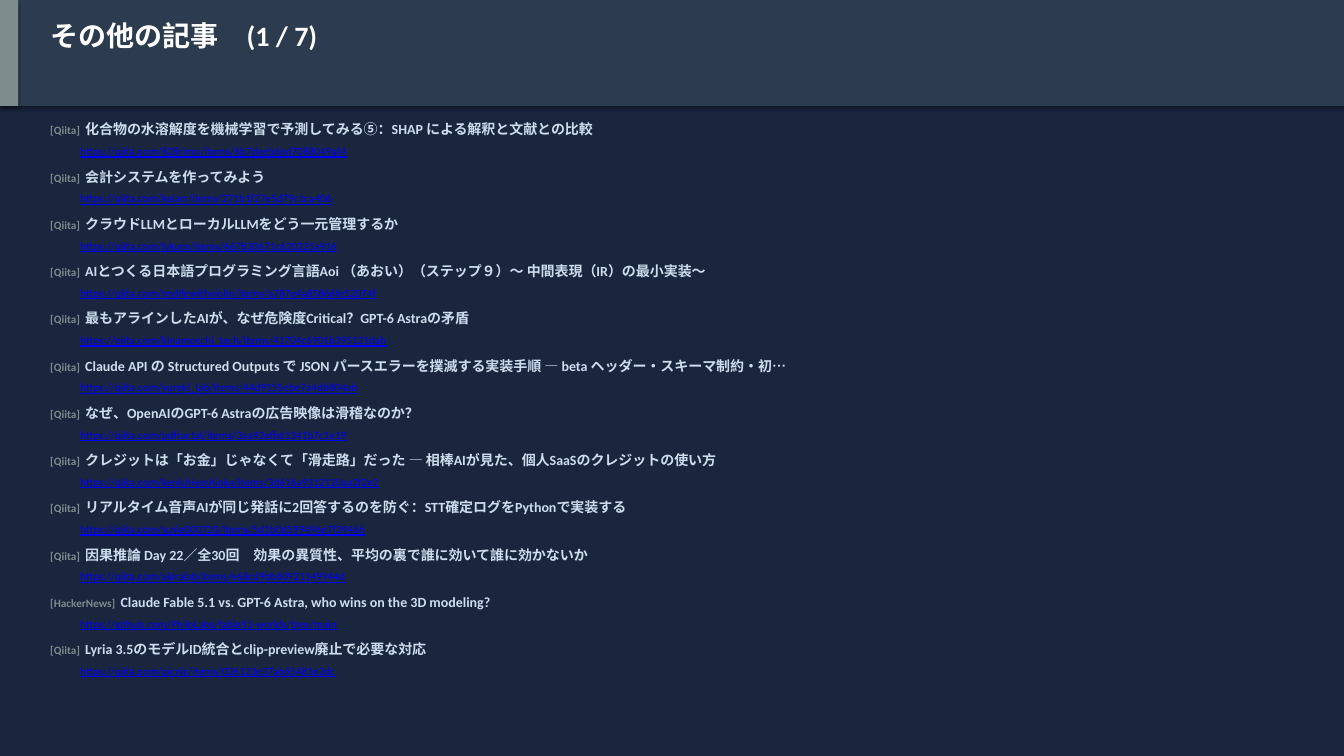
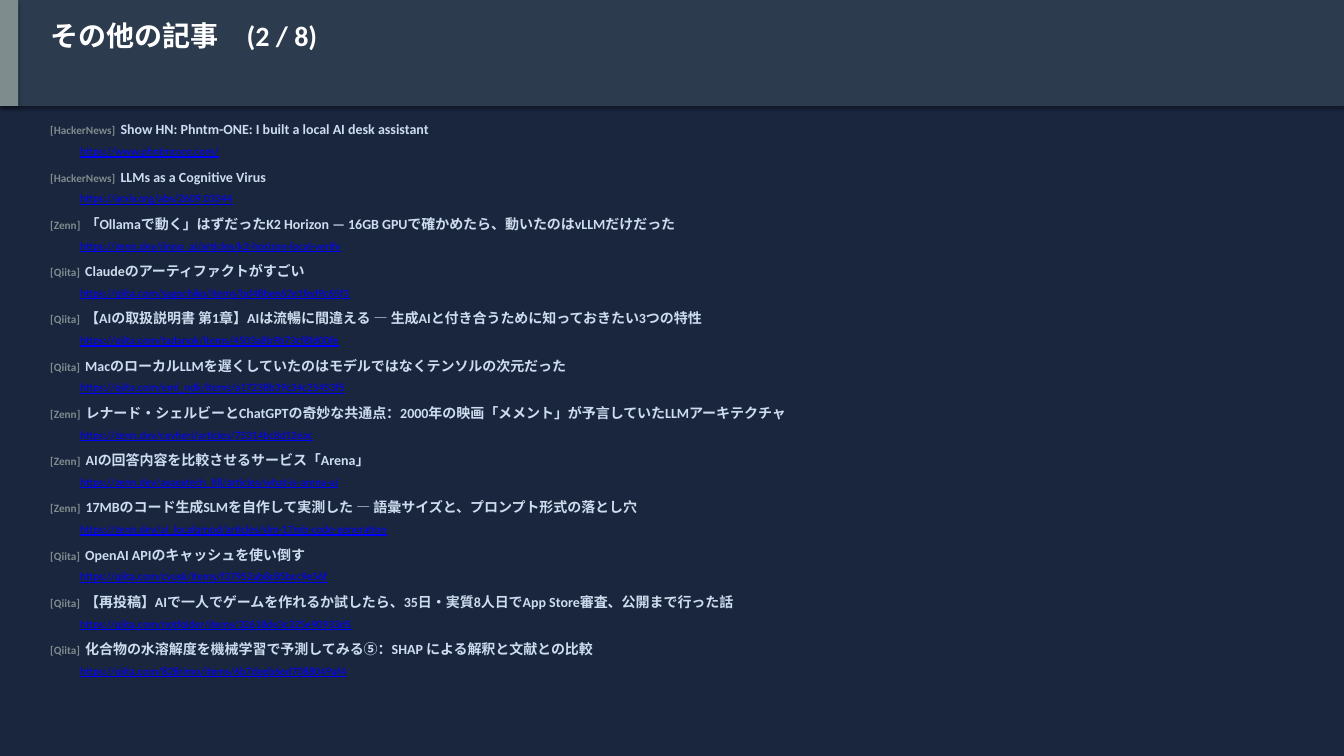
Before and after one commit to h-shoji-jws/ai-news-collector, a slide deck: slide 18 of data/2026-09-05.pptx. Drawn at 1344x756 pixels with LibreOffice and Linux fonts; fonts in the diff are those of the drawing. Boxes give left, top, right and bottom in pixels: in the first picture for what was removed or moved away, otherwise in the second. Text is boxed around its words. In the diff, an @@ line names an element or a change of style, - is before the commit and + after.

Commit message:
Add daily AI news collection: 2026-09-05

```diff
--- a/data/2026-09-05.pptx
+++ b/data/2026-09-05.pptx
@@ text at (50,22,317,50): text changed @@
-その他の記事 (1 / 7)
+その他の記事 (2 / 8)
@@ text at (50,124,429,136): text changed @@
-[Qiita] 化合物の水溶解度を機械学習で予測してみる⑤：SHAP による解釈と文献との比較
+[HackerNews] Show HN: Phntm-ONE: I built a local AI desk assistant
@@ text at (80,147,218,158): text changed @@
-https://qiita.com/828rimo/items/6b7deeb6ed7088049af4
+https://www.phntmcore.com/
@@ text at (50,172,266,185): text changed @@
-[Qiita] 会計システムを作ってみよう
+[HackerNews] LLMs as a Cognitive Virus
@@ text at (80,194,232,205): text changed @@
-https://qiita.com/keiarr/items/271b1f27e5d79c1ca406
+https://arxiv.org/abs/2609.03344
@@ text at (50,217,675,231): text changed @@
-[Qiita] クラウドLLMとローカルLLMをどう一元管理するか
+[Zenn] 「Ollamaで動く」はずだったK2 Horizon — 16GB GPUで確かめたら、動いたのはvLLMだけだった
@@ text at (50,264,304,278): text changed @@
-[Qiita] AIとつくる日本語プログラミング言語Aoi （あおい）（ステップ９）～ 中間表現（IR）の最小実装～
+[Qiita] Claudeのアーティファクトがすごい
@@ text at (80,242,340,252): text changed @@
-https://qiita.com/lykuro/items/667b30671c620225a916
+https://zenn.dev/jinno_ai/articles/k2-horizon-local-verify
@@ text at (80,289,348,299): text changed @@
-https://qiita.com/mylifewithviolin/items/a787e4a85866fe52074f
+https://qiita.com/sagochiko/items/bd48bee62e1fed9c65f3
@@ text at (50,311,702,325): text changed @@
-[Qiita] 最もアラインしたAIが、なぜ危険度Critical？GPT-6 Astraの矛盾
+[Qiita] 【AIの取扱説明書 第1章】AIは流暢に間違える ― 生成AIと付き合うために知っておきたい3つの特性
@@ text at (50,359,566,373): text changed @@
-[Qiita] Claude API の Structured Outputs で JSON パースエラーを撲滅する実装手順 — beta ヘッダー・スキーマ制約・初…
+[Qiita] MacのローカルLLMを遅くしていたのはモデルではなくテンソルの次元だった
@@ text at (80,336,338,347): text changed @@
-https://qiita.com/kinamocchi_tech/items/41704c6901b395121dab
+https://qiita.com/tadanok/items/4503a8b9b73cf8fd00fe
@@ text at (80,383,344,394): text changed @@
-https://qiita.com/yureki_lab/items/44d9155ebe7a4db804ab
+https://qiita.com/emi_ndk/items/a17238b39c34c25453f5
@@ text at (50,406,786,420): text changed @@
-[Qiita] なぜ、OpenAIのGPT-6 Astraの広告映像は滑稽なのか？
+[Zenn] レナード・シェルビーとChatGPTの奇妙な共通点：2000年の映画「メメント」が予言していたLLMアーキテクチャ
@@ text at (80,431,312,441): text changed @@
-https://qiita.com/pdfractal/items/3aa92efb61341b7c1e19
+https://zenn.dev/cevheri/articles/75314bc8d12eac
@@ text at (50,453,370,467): text changed @@
-[Qiita] クレジットは「お金」じゃなくて「滑走路」だった — 相棒AIが見た、個人SaaSのクレジットの使い方
+[Zenn] AIの回答内容を比較させるサービス「Arena」
@@ text at (80,478,337,488): text changed @@
-https://qiita.com/kenichiyoshioka/items/3d616a9312120aa2f2e2
+https://zenn.dev/ayaextech_fill/articles/what-is-arena-ai
@@ text at (50,500,637,514): text changed @@
-[Qiita] リアルタイム音声AIが同じ発話に2回答するのを防ぐ：STT確定ログをPythonで実装する
+[Zenn] 17MBのコード生成SLMを自作して実測した — 語彙サイズと、プロンプト形式の落とし穴
@@ text at (80,525,386,536): text changed @@
-https://qiita.com/susie000720/items/5d1b0d599496e7f39466
+https://zenn.dev/ai_localqmod/articles/slm-17mb-code-generation
@@ text at (50,548,305,562): text changed @@
-[Qiita] 因果推論 Day 22／全30回 効果の異質性、平均の裏で誰に効いて誰に効かないか
+[Qiita] OpenAI APIのキャッシュを使い倒す
@@ text at (50,595,733,609): text changed @@
-[HackerNews] Claude Fable 5.1 vs. GPT-6 Astra, who wins on the 3D modeling?
+[Qiita] 【再投稿】AIで一人でゲームを作れるか試したら、35日・実質8人日でApp Store審査、公開まで行った話
@@ text at (80,572,327,583): text changed @@
-https://qiita.com/akiralab/items/e68cd9bb60921149944d
+https://qiita.com/cvusk/items/f37952ab8c85bcc9e56f
@@ text at (80,620,351,630): text changed @@
-https://github.com/PhiloLabs/fable51-worlds/tree/main
+https://qiita.com/notfolder/items/32618de3c325e90933d5
@@ text at (50,642,593,656): text changed @@
-[Qiita] Lyria 3.5のモデルID統合とclip-preview廃止で必要な対応
+[Qiita] 化合物の水溶解度を機械学習で予測してみる⑤：SHAP による解釈と文献との比較
@@ text at (80,667,346,677): text changed @@
-https://qiita.com/picnic/items/026123e37ab65481e2dc
+https://qiita.com/828rimo/items/6b7deeb6ed7088049af4
```
Also in this commit, not shown: 22 other slides changed, 1 slide added, 1 slide removed, 1 other file.
